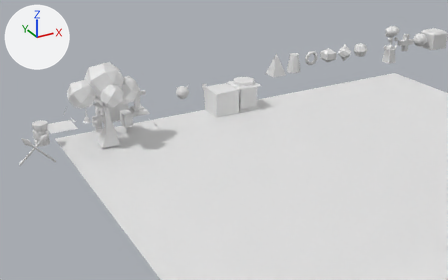
Two versions of the glTF model public/model.glb, one commit apart.
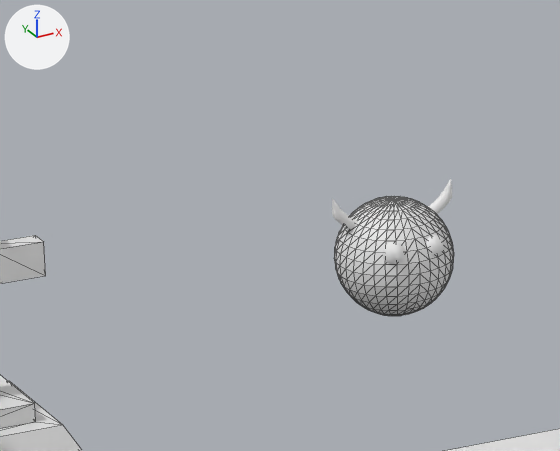
There are two pictures of each version: one from a 50 mm camera at (-8.98, -41.32, 17.65) aimed at (13.07, -1.23, -2.39), one close up on the part from 31% to 45% of the width and 23% to 40% of the height. Lighting does not change. The marker at upper left points along +X, +Y and +Z. The close-ups show mesh edges as thin lines. Where no turn or scale is listed for an object, it has been applied to the vertices.

The older version as bpy lines, for what is in view:
```python
me_plane = bpy.data.meshes.new('Plane')
me_plane.from_pydata(...)  # 340 vertices, 608 faces; spans x 0.0..32.0, y -38.0..0.0, z 0.0
me_sphere_005 = bpy.data.meshes.new('Sphere.005')
me_sphere_005.from_pydata(...)  # a UV sphere (32 segments, 16 rings, poles along z) spanning x -0.51..0.51, y -0.51..0.51, z -0.51..0.51
me_sphere_007 = bpy.data.meshes.new('Sphere.007')
me_sphere_007.from_pydata(...)  # a UV sphere (32 segments, 16 rings, poles along z) spanning x 0.075..0.283, y -0.497..-0.289, z 0.07..0.278; a UV sphere (32 segments, 16 rings, poles along z) spanning x -0.283..-0.075, y -0.497..-0.289, z 0.07..0.278
ob_dground = bpy.data.objects.new('dground', me_plane)
ob_dground.location = (0.0, 0.0, 0.0)
ob_nmob1 = bpy.data.objects.new('nmob1', me_sphere_005)
ob_nmob1.location = (11.0, 2.0, 1.002)
ob_nmob1head = bpy.data.objects.new('nmob1head', me_sphere_007)
ob_nmob1head.location = (11.0, 2.0, 1.002)
# also in view: 'nmob1horn' at (11.0, 2.0, 1.44); 'ndecor1' at (7.1, 2.0, 1.1)
```
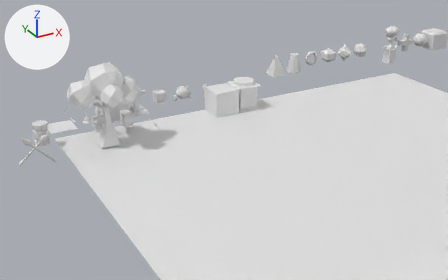
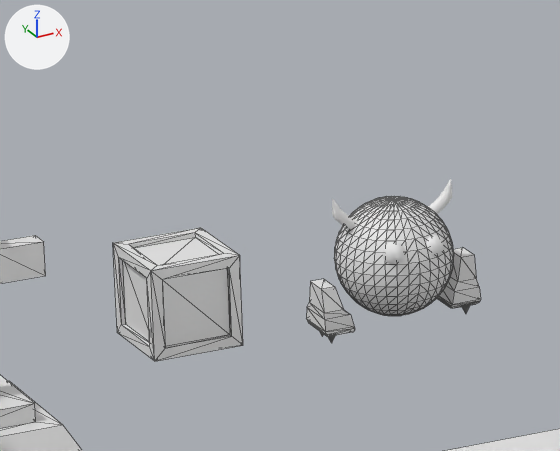
The change, as a diff of the scene's bpy script:
```diff
--- a/public/model.glb.py
+++ b/public/model.glb.py
@@ me_cube_014 @@
+me_cube_014.from_pydata(...)  # 56 vertices, 108 faces; spans x -0.4..0.4, y -0.4..0.4, z -0.4..0.4
@@ me_sphere_010 @@
+me_sphere_010.from_pydata(...)  # 98 vertices, 124 faces; spans x -0.105..0.172, y -0.179..0.2, z -0.153..0.365
@@ me_sphere_009 @@
+me_sphere_009.from_pydata(...)  # 98 vertices, 124 faces; spans x -0.172..0.105, y -0.2..0.179, z -0.153..0.365
@@ ob_crate_1 @@
+ob_crate_1 = bpy.data.objects.new('crate_1', me_cube_014)
+ob_crate_1.location = (9.005, 2.0, 1.002)
@@ ob_nmob1_hand_r @@
+ob_nmob1_hand_r = bpy.data.objects.new('nmob1_hand_r', me_sphere_010)
+ob_nmob1_hand_r.location = (10.361, 2.0, 0.508)
@@ ob_nmob1_hand_l @@
+ob_nmob1_hand_l = bpy.data.objects.new('nmob1_hand_l', me_sphere_009)
+ob_nmob1_hand_l.location = (11.639, 2.066, 0.529)
```

What differs and where, as boxes [x1, y1, x2, y2] in the close-ups (560 x 451 px):
'crate_1', added: after [113, 228, 243, 361]
'nmob1_hand_r', added: after [306, 279, 355, 343]
'nmob1_hand_l', added: after [437, 248, 481, 314]
